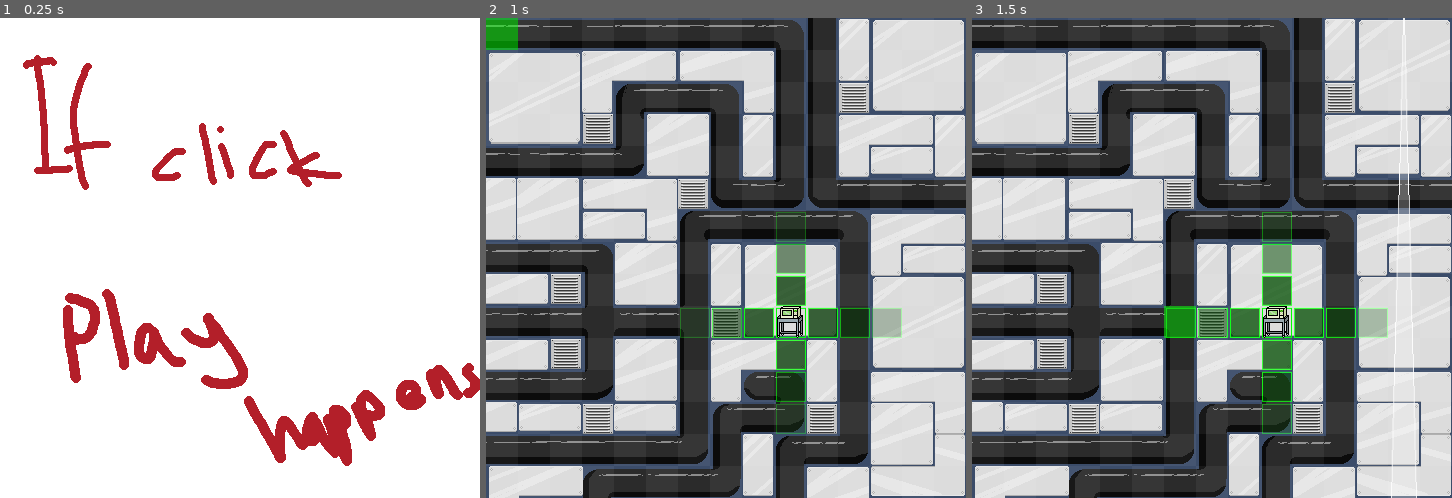
Above: before the commit, frames 1-3 (left to right).
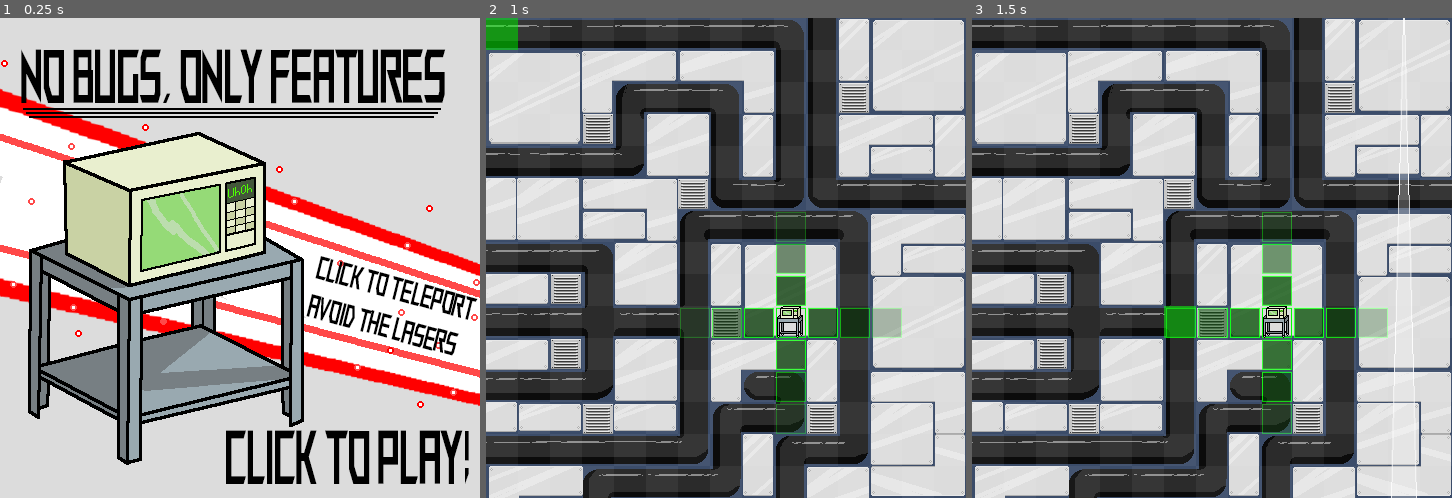
Above: after the commit, the same moments.

Repository: Jyngi/270_P3
Game: Godot game, scene res://TitleScreen.tscn
Same seed, same stepped clock (60 frames per second), same inputs: the game is played once before the commit and once after it.
Inputs (mouse positions are in pixels of both pictures, inside the frame that each line leads up to):
- Up to frame 1 (0.25 s): no input
- Up to frame 2 (1 s): tap Enter at 0.5 s; move the mouse to (831, 234) at 0.52 s; tap Space (ui_select) at 0.77 s
- Up to frame 3 (1.5 s): move the mouse to (1116, 282) at 1.27 s

The runs differ from the first frame. In frame 1, 88% of the frame differs, in the area x 0-100%, y 0-100%; in frame 2, nothing differs; in frame 3, nothing differs.

Commit message:
title screen, resize settings

Diff:
--- a/GameOver.tscn
+++ b/GameOver.tscn
@@ -1,6 +1,6 @@
 [gd_scene load_steps=3 format=2]
 
-[ext_resource path="res://Assets/temp_screen.png" type="Texture" id=1]
+[ext_resource path="res://Assets/gameover.png" type="Texture" id=1]
 [ext_resource path="res://GameOver.gd" type="Script" id=2]
 
 [node name="GameOver" type="Node2D"]
--- a/TitleScreen.tscn
+++ b/TitleScreen.tscn
@@ -1,6 +1,6 @@
 [gd_scene load_steps=3 format=2]
 
-[ext_resource path="res://Assets/temp_screen.png" type="Texture" id=1]
+[ext_resource path="res://Assets/title screen.png" type="Texture" id=1]
 [ext_resource path="res://TitleScreen.gd" type="Script" id=2]
 
 [node name="TitleScreen" type="Node2D"]
--- a/project.godot
+++ b/project.godot
@@ -12,6 +12,8 @@
 
 config/name="270 P 3"
 run/main_scene="res://TitleScreen.tscn"
+boot_splash/fullsize=false
+boot_splash/use_filter=false
 config/icon="res://icon.png"
 
 [autoload]
@@ -22,6 +24,8 @@
 
 window/size/width=480
 window/size/height=480
+window/stretch/mode="viewport"
+window/stretch/aspect="keep"
 
 [input]
 
Binary file added: Assets/gameover.png
Binary file added: Assets/title screen.png
Not shown, added: Assets/title screen.png.import
